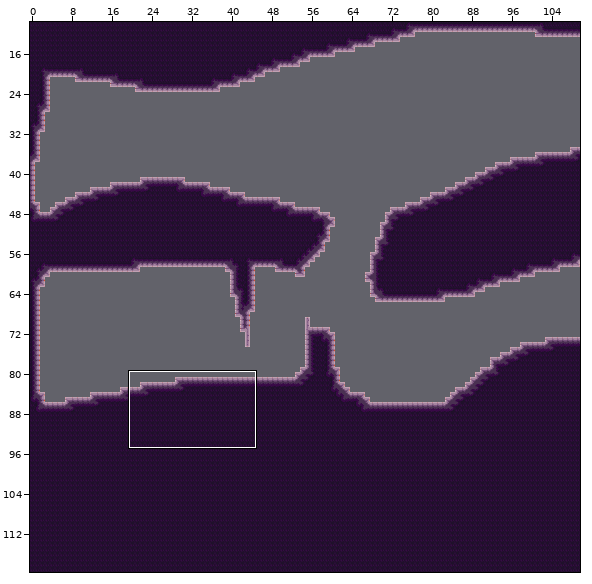
Two versions of a level (Tiled map (JSON), assets/world/room/level3.json). The picture above shows the old version from afar; the outline marks the close-up.
Close-up. The starting point:
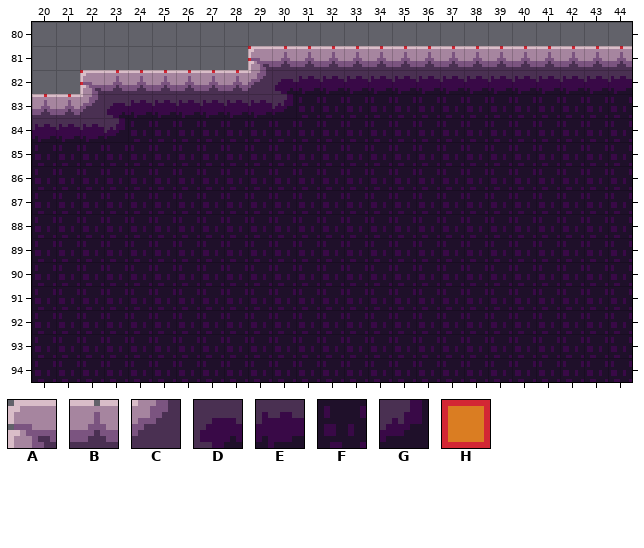
Cells are 8x8 px. Shown: x 20..44, y 80..94. The commit also changed other parts of the map, which this record leaves out.
Key: from "stone": A 0, B 1, C 17, D 49, E 50, F 63, G 74; from "tools": H 1.
_ is an empty cell, # one hidden under a higher layer.
Layers that did not change in this view are not listed.
Layer "draft" before, first column x 20:
80 _________________________
81 _________HHHHHHHHHHHHHHHH
82 __HHHHHHH################
83 HH#######################
84 #########################
85 #########################
86 #########################
87 #########################
88 #########################
89 #########################
90 #########################
91 #########################
92 #########################
93 #########################
94 #########################
Layer "map" before, first column x 20:
80 _________________________
81 _________ABBBBBBBBBBBBBBB
82 __ABBBBBBCDEEEEEEEEEEEEEE
83 BBCDEEEEEEGFFFFFFFFFFFFFF
84 EEEGFFFFFFFFFFFFFFFFFFFFF
85 FFFFFFFFFFFFFFFFFFFFFFFFF
86 FFFFFFFFFFFFFFFFFFFFFFFFF
87 FFFFFFFFFFFFFFFFFFFFFFFFF
88 FFFFFFFFFFFFFFFFFFFFFFFFF
89 FFFFFFFFFFFFFFFFFFFFFFFFF
90 FFFFFFFFFFFFFFFFFFFFFFFFF
91 FFFFFFFFFFFFFFFFFFFFFFFFF
92 FFFFFFFFFFFFFFFFFFFFFFFFF
93 FFFFFFFFFFFFFFFFFFFFFFFFF
94 FFFFFFFFFFFFFFFFFFFFFFFFF
And afterwards:
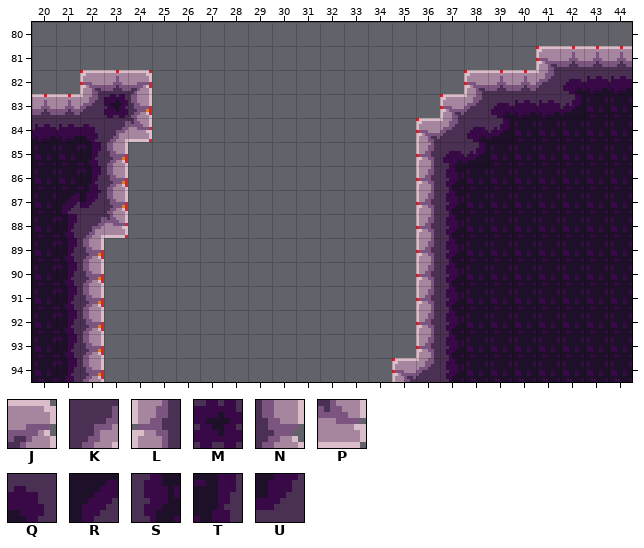
Further tiles: from "stone": J 2, K 3, L 13, M 14, N 15, P 28, Q 51, R 60, S 62, T 64, U 77.
What changed:
Layer "draft":
The edit erases the tile that lay hidden in row 82 at x 29 to 37; in row 83 at x 25 to 36; in row 84 at x 25 to 35; in rows 85 to 88 at x 24 to 35; in rows 89 to 93 at x 23 to 35; in row 94 at x 23 to 34.
The edit erases tile H in row 81 at x 29 to 40; in row 82 at x 25 to 28.
Layer "map":
Tile B becomes tile A in row 81 at x 41.
Tile E becomes tile A in row 82 at x 38.
Tile F becomes tile A in row 83 at x 37; in row 84 at x 36; in row 94 at x 35.
Tile E becomes tile B in row 82 at x 39 to 40.
Tile E becomes tile C in row 82 at x 41.
Tile F becomes tile C in row 83 at x 38; in row 84 at x 37; in row 94 at x 36.
Tile E becomes tile D in row 82 at x 42.
Tile F becomes tile D in row 83 at x 39; in row 84 at x 38; in row 85 at x 37.
Tile F becomes tile E in row 83 at x 40 to 41.
Tile F becomes tile G in row 83 at x 42; in row 84 at x 39; in row 85 at x 38.
Tile B becomes tile J in row 82 at x 24.
Tile F becomes tile K in row 88 at x 22.
Tile G becomes tile K in row 84 at x 23.
Tile F becomes tile L in rows 85 to 93 at x 36.
Tile D becomes tile M in row 83 at x 23.
Tile E becomes tile N in row 83 at x 24.
Tile F becomes tile N in rows 85 to 87 at x 23; in rows 89 to 94 at x 22.
Tile F becomes tile P in row 84 at x 24; in row 88 at x 23.
Tile E becomes tile Q in row 84 at x 22.
Tile F becomes tile R in row 87 at x 21.
Tile F becomes tile S in rows 86 to 94 at x 37.
Tile F becomes tile T in rows 85 to 86 at x 22; in rows 88 to 94 at x 21.
Tile F becomes tile U in row 87 at x 22.
The edit erases tile A in row 81 at x 29.
The edit erases tile B in row 81 at x 30 to 40; in row 82 at x 25 to 28.
The edit erases tile C in row 82 at x 29.
The edit erases tile D in row 82 at x 30.
The edit erases tile E in row 82 at x 31 to 37; in row 83 at x 25 to 29.
The edit erases tile F in row 83 at x 31 to 36; in row 84 at x 25 to 35; in rows 85 to 88 at x 24 to 35; in rows 89 to 93 at x 23 to 35; in row 94 at x 23 to 34.
The edit erases tile G in row 83 at x 30.
